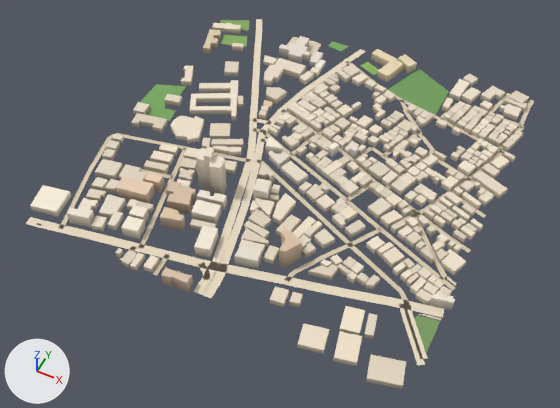
What one commit did to the glTF model public/assets/bengaluru-region-v1/tiles/t3_-3-l1.glb.
The view is the same before and after, from a 50 mm lens placed at (2055.0, -1917.0, 726.0), pointed at (1755.0, -1317.0, -23.0). The lights are fixed; the arrows at lower left show +X, +Y and +Z. The first picture is the older version. Vertices at exactly the same position are counted once.

Objects in the first picture: 'building', 'ground'.
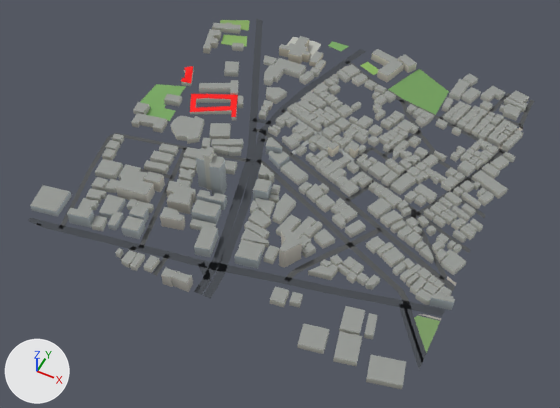
What changed in the scene script:
```text
Change me_building:
    used by ob_building; location = (1500.0, -1500.0, 0.0)
    remove me_building.from_pydata(...)  # 3714 vertices, 4784 faces; spans x -15.0..513.0, y -18.0..510.0, z 0.0..60.0
    add me_building.from_pydata(...)  # 4154 vertices, 6574 faces; spans x -15.0..513.0, y -18.0..510.0, z 0.0..60.0
    me_building part 1: 1 vertex moved from x 135.0, y 273.0, z 8.0 to x 138.0, y 275.0, z 0.0; 17 vertices removed from x 19.0..140.0, y 258.0..339.0, z 0.0..8.0; 457 vertices added at x 19.0..140.0, y 258.0..344.0, z 0.0..8.0
    me_building part 2: 4718 kept faces spanning x -15.0..513.0, y -18.0..510.0, z 0.0..60.0 get new vertex colours
Change me_ground:
    used by ob_ground; location = (1500.0, -1500.0, 0.0)
    verts and faces of me_ground; kept vertices keep their numbers, new ones are numbered from 786
    before: 754 (63.0, 482.0, 1.0) at pixel (255, 26), 755 (72.0, 486.0, 1.0) at pixel (262, 26), 756 (55.0, 498.0, 1.0) at pixel (256, 19), 757 (64.0, 502.0, 1.0) at pixel (262, 19)
    remove me_ground.from_pydata(...)  # 786 vertices, 654 faces; spans x -1.0..503.0, y -5.0..502.0, z 1.0
    add me_ground.from_pydata(...)  # 795 vertices, 663 faces; spans x 0.0..500.0, y 0.0..500.0, z 1.0
    me_ground part 3
    41 vertices are removed from x -1.0..503.0, y -5.0..440.0, z 1.0
    62 faces are deleted
    22 vertices in x 79.0..493.0, y 8.0..499.0, z 1.0 move by (0.0, 1.0, 0.0)
    19 vertices in x 77.0..491.0, y 20.0..501.0, z 1.0 move by (0.0, -1.0, 0.0)
    6 vertices in x 310.0..499.0, y 50.0..132.0, z 1.0 move by (1.0, -1.0, 0.0)
    6 vertices in x 204.0..501.0, y 29.0..326.0, z 1.0 move by (-1.0, 1.0, 0.0)
    3 vertices in x 114.0..405.0, y 26.0..343.0, z 1.0 move by (1.0, 0.0, 0.0)
    23 vertices move from x 116.0..501.0, y 0.0..475.0, z 1.0 to x 116.0..500.0, y 0.0..483.0, z 1.0
    50 vertices are added at x 0.0..500.0, y 0.0..499.0, z 1.0
    71 new faces join them
    me_ground part 4
    1 vertex is removed from x 8.0, y 166.0, z 1.0
    5 faces are deleted
    2 vertices move from x 8.0..10.0, y 173.0..180.0, z 1.0 to x 7.0..11.0, y 174.0..179.0, z 1.0
    1 vertex is added at (8.0, 167.0, 1.0)
    5 new faces join them
    me_ground part 5
    add delete_vertices([756])  # with the faces that use them
    add verts[757] = (54.0, 500.0, 1.0)  # moved, pixel (256, 18)
    add verts[827] = (65.0, 500.0, 1.0)  # pixel (262, 20)
    add faces += [(755, 827, 757)]
    me_ground part 6: 530 kept faces spanning x 1.0..500.0, y 0.0..500.0, z 1.0 get new vertex colours; the middle colour goes from beige #d7c9ae to dark grey #535556
    other edits to the shape of me_ground do not show in these pictures
```

Pixel boxes (x1, y1, x2, y2) of what changed, in the pictures (560 x 408 px; the box of a moved part takes in the faces that stretch with it):
'ground', reshaped: before (26, 19, 534, 366); after (28, 19, 534, 369)
part 1 of me_building, cut back: (181, 66, 238, 121) in both
part 2 of me_building, recoloured (darker): (30, 23, 529, 389) in both
part 3 of me_ground, moved or reshaped: before (26, 93, 534, 366); after (28, 93, 534, 369)
part 4 of me_ground, moved or reshaped: (99, 133, 140, 152) in both
part 5 of me_ground, moved or reshaped: before (256, 19, 262, 26); after (256, 19, 263, 26)
part 6 of me_ground, recoloured: (61, 23, 531, 339) in both
